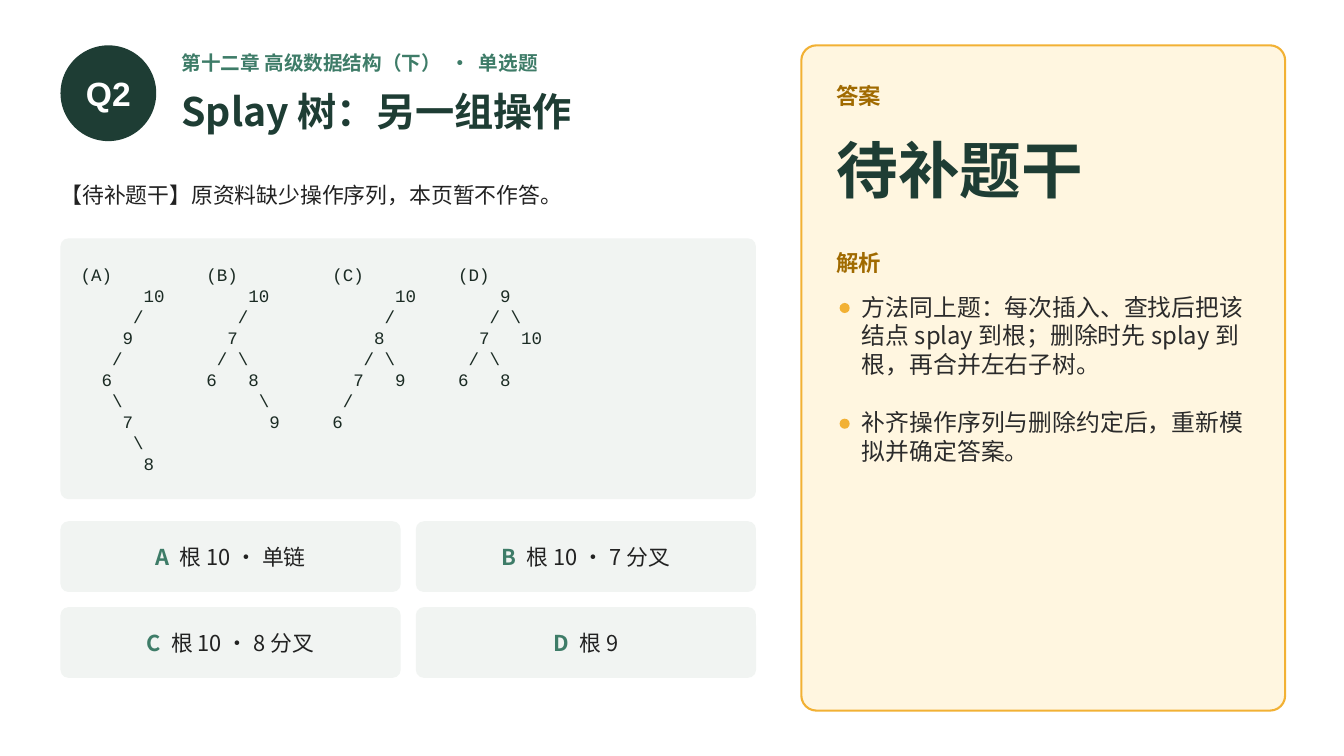
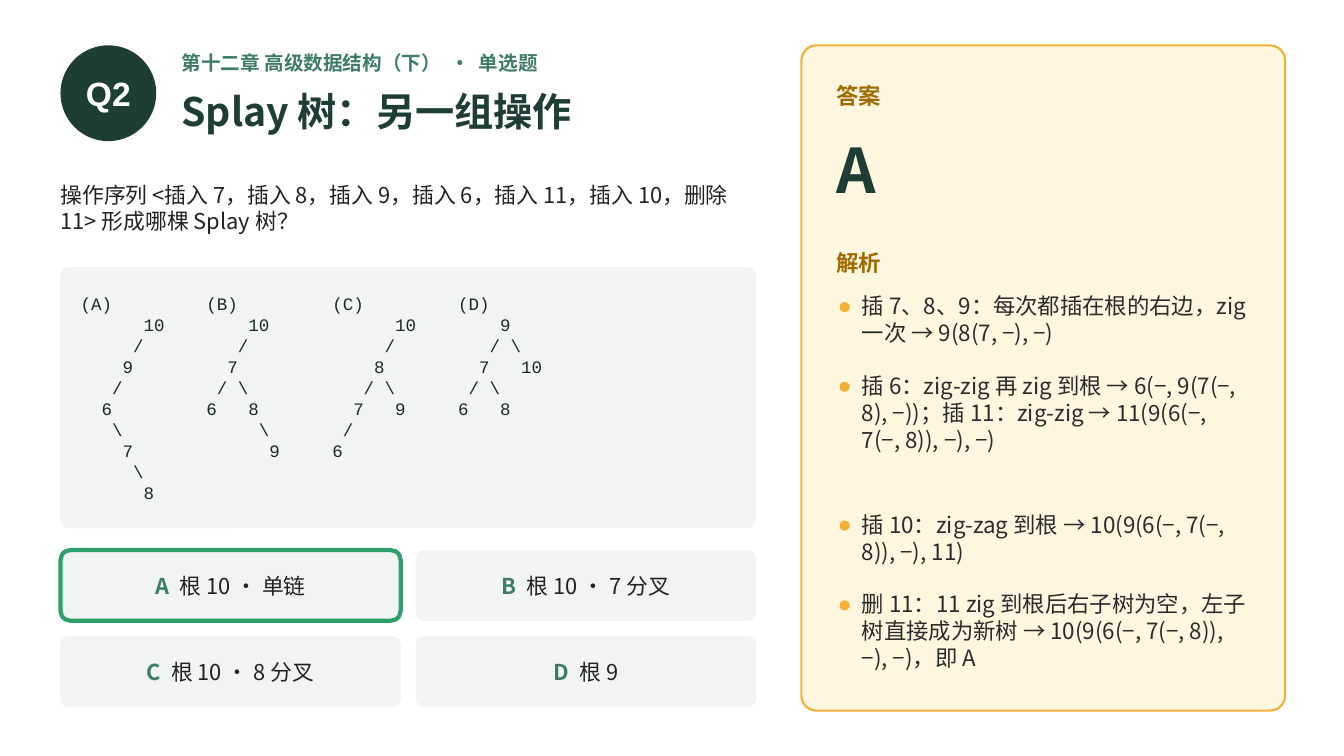
Before and after one commit to GMyhf/2026fall-cs201, a slide deck: slide 25 of courseware/202609_DSA_MOOC_Quiz_CH11-12.pptx. Drawn at 1344x756 pixels with LibreOffice and Linux fonts; fonts in the diff are those of the drawing. Boxes give left, top, right and bottom in pixels: in the first picture for what was removed or moved away, otherwise in the second. Text is boxed around its words. In the diff, an @@ line names an element or a change of style, - is before the commit and + after.

```diff
--- a/courseware/202609_DSA_MOOC_Quiz_CH11-12.pptx
+++ b/courseware/202609_DSA_MOOC_Quiz_CH11-12.pptx
@@ text at bbox=[837, 147, 876, 193]: text changed @@
-待补题干
+A
@@ text removed at bbox=[60, 184, 562, 205] @@
-【待补题干】原资料缺少操作序列，本页暂不作答。
@@ text added at bbox=[60, 184, 728, 234], 15.6 pt, text #222222 @@
+操作序列 <插入 7，插入 8，插入 9，插入 6，插入 11，插入 10，删除 11> 形成哪棵 Splay 树？
@@ text removed at bbox=[862, 296, 1243, 375] @@
-方法同上题：每次插入、查找后把该结点 splay 到根；删除时先 splay 到根，再合并左右子树。
@@ text added at bbox=[862, 295, 1246, 346], 16 pt, text #2B2B2B @@
+插 7、8、9：每次都插在根的右边，zig 一次 → 9(8(7, −), −)
@@ ellipse: place and size @@
-ellipse at bbox=[840, 418, 850, 429]
+ellipse at bbox=[840, 382, 850, 392]
@@ text added at bbox=[862, 375, 1237, 453], 16 pt, text #2B2B2B @@
+插 6：zig-zig 再 zig 到根 → 6(−, 9(7(−, 8), −))；插 11：zig-zig → 11(9(6(−, 7(−, 8)), −), −)
@@ text removed at bbox=[862, 411, 1243, 462] @@
-补齐操作序列与删除约定后，重新模拟并确定答案。
@@ ellipse added at bbox=[840, 520, 850, 530], fill #F2B134 @@
@@ text added at bbox=[862, 514, 1225, 564], 16 pt, text #2B2B2B @@
+插 10：zig-zag 到根 → 10(9(6(−, 7(−, 8)), −), 11)
@@ rounded rectangle added at bbox=[60, 551, 401, 621], outline #2E9E6B 3 pt @@
@@ text added at bbox=[862, 593, 1246, 670], 16 pt, text #2B2B2B @@
+删 11：11 zig 到根后右子树为空，左子树直接成为新树 → 10(9(6(−, 7(−, 8)), −), −)，即 A
@@ ellipse added at bbox=[840, 601, 850, 611], fill #F2B134 @@
@@ 5 texts, 5 rounded rectangles: place and size @@
-5 texts, 5 rounded rectangles at bbox=[60, 238, 756, 678]
+5 texts, 5 rounded rectangles at bbox=[60, 267, 756, 707]
```
Also in this commit, not shown: 2 other files.
